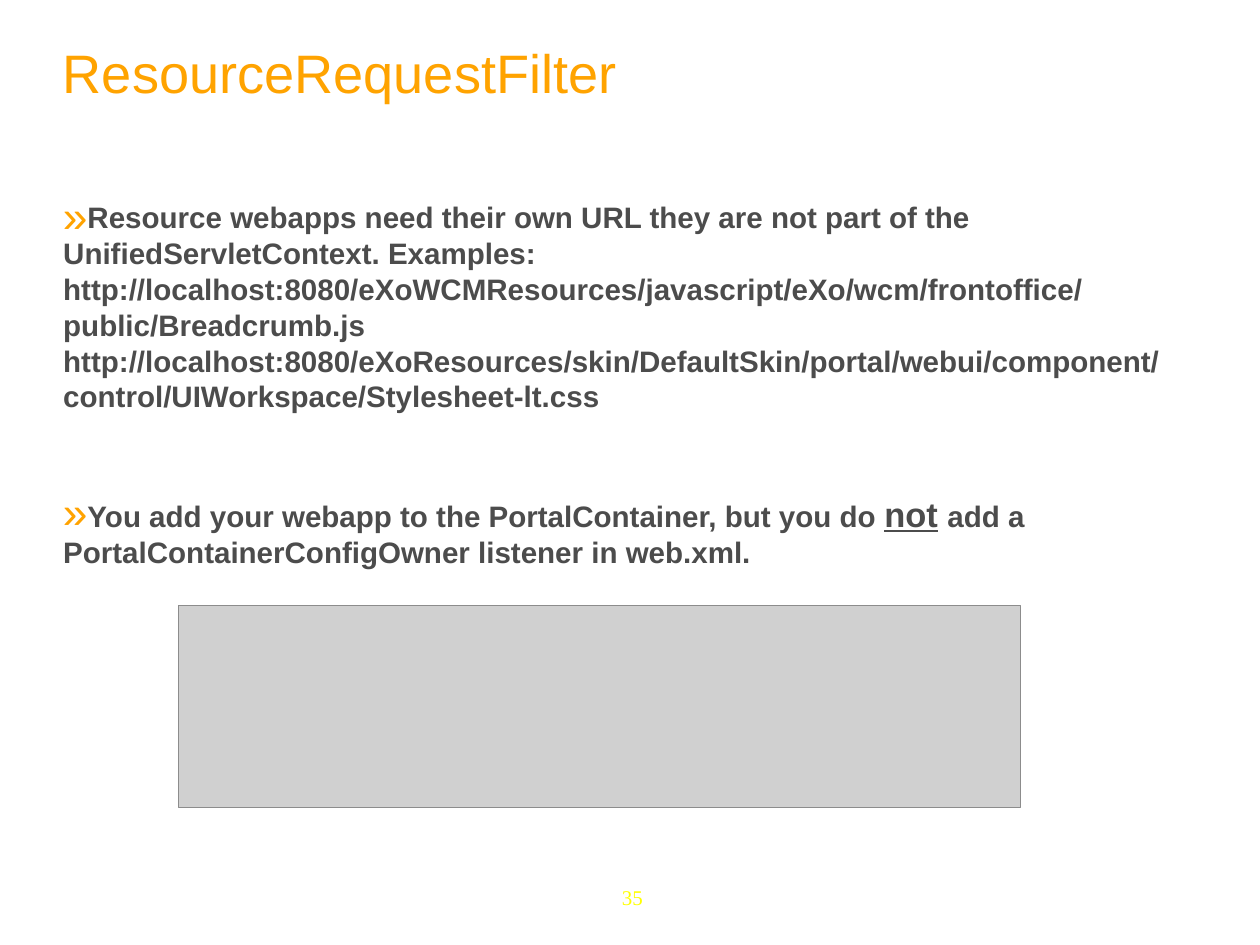
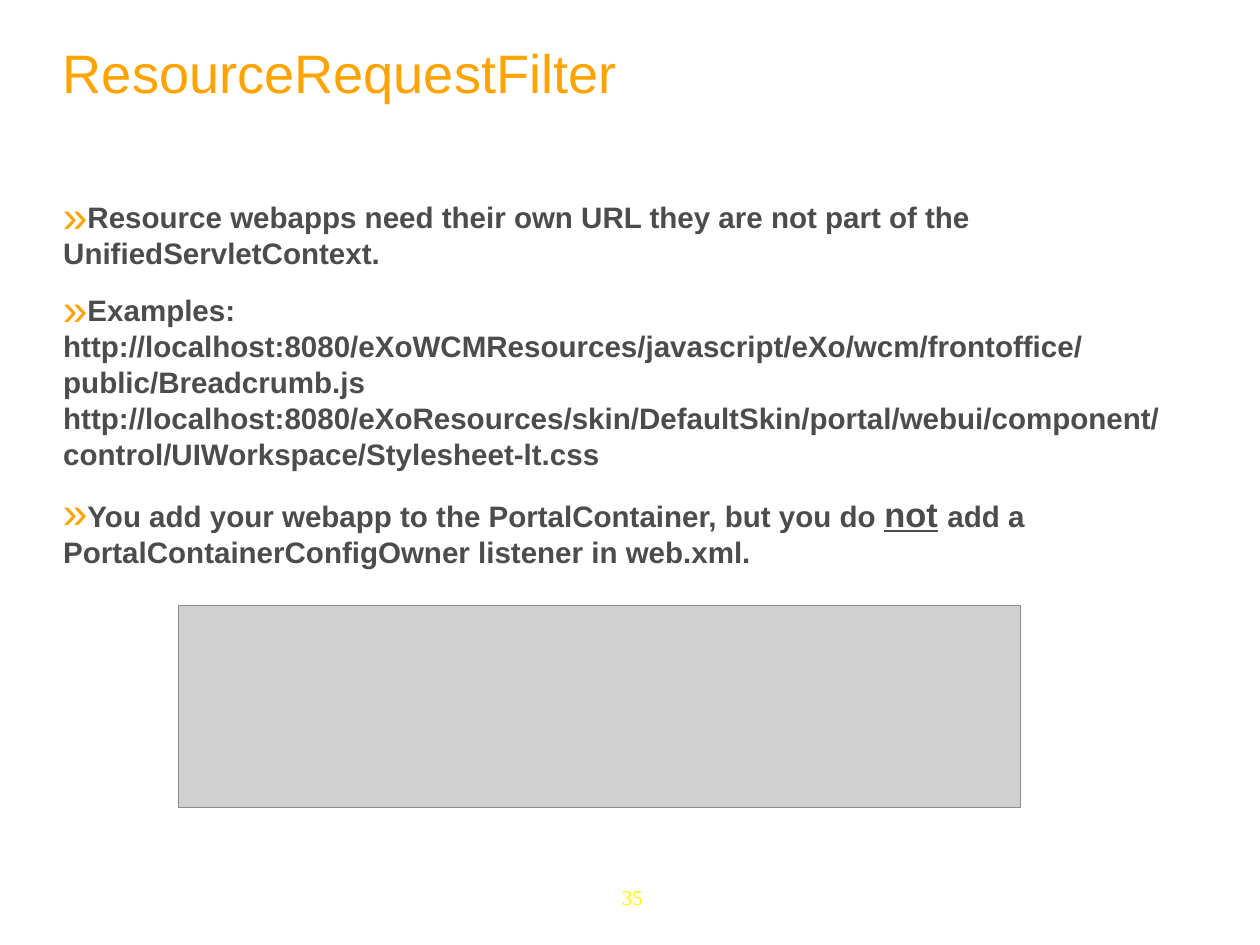
Before and after one commit to anhvurz90/training, a slide deck: slide 35 of exo-developer/220-customization/slides/220-customization-XDev-en.ppt. Drawn at 1260x945 pixels with LibreOffice and Linux fonts; fonts in the diff are those of the drawing; grey boxes stand for pictures; background and template pictures are left out. Boxes give left, top, right and bottom in pixels: in the first picture for what was removed or moved away, otherwise in the second. Text is boxed around its words. In the diff, an @@ line names an element or a change of style, - is before the commit and + after.

```diff
--- a/exo-developer/220-customization/slides/220-customization-XDev-en.ppt
+++ b/exo-developer/220-customization/slides/220-customization-XDev-en.ppt
@@ text at bbox=[63, 206, 1159, 470]: text changed @@
-» Resource webapps need their own URL they are not part of the UnifiedServletContext. Examples: http://localhost:8080/eXoWCMResources/javascript/eXo/wcm/frontoffice/public/Breadcrumb.js
-  http://localhost:8080/eXoResources/skin/DefaultSkin/portal/webui/component/control/UIWorkspace/Stylesheet-lt.css
+» Resource webapps need their own URL they are not part of the UnifiedServletContext.
+» Examples: http://localhost:8080/eXoWCMResources/javascript/eXo/wcm/frontoffice/public/Breadcrumb.js
+  http://localhost:8080/eXoResources/skin/DefaultSkin/portal/webui/component/control/UIWorkspace/Stylesheet-lt.css
```
Also in this commit, not shown: 4 other slides changed.
